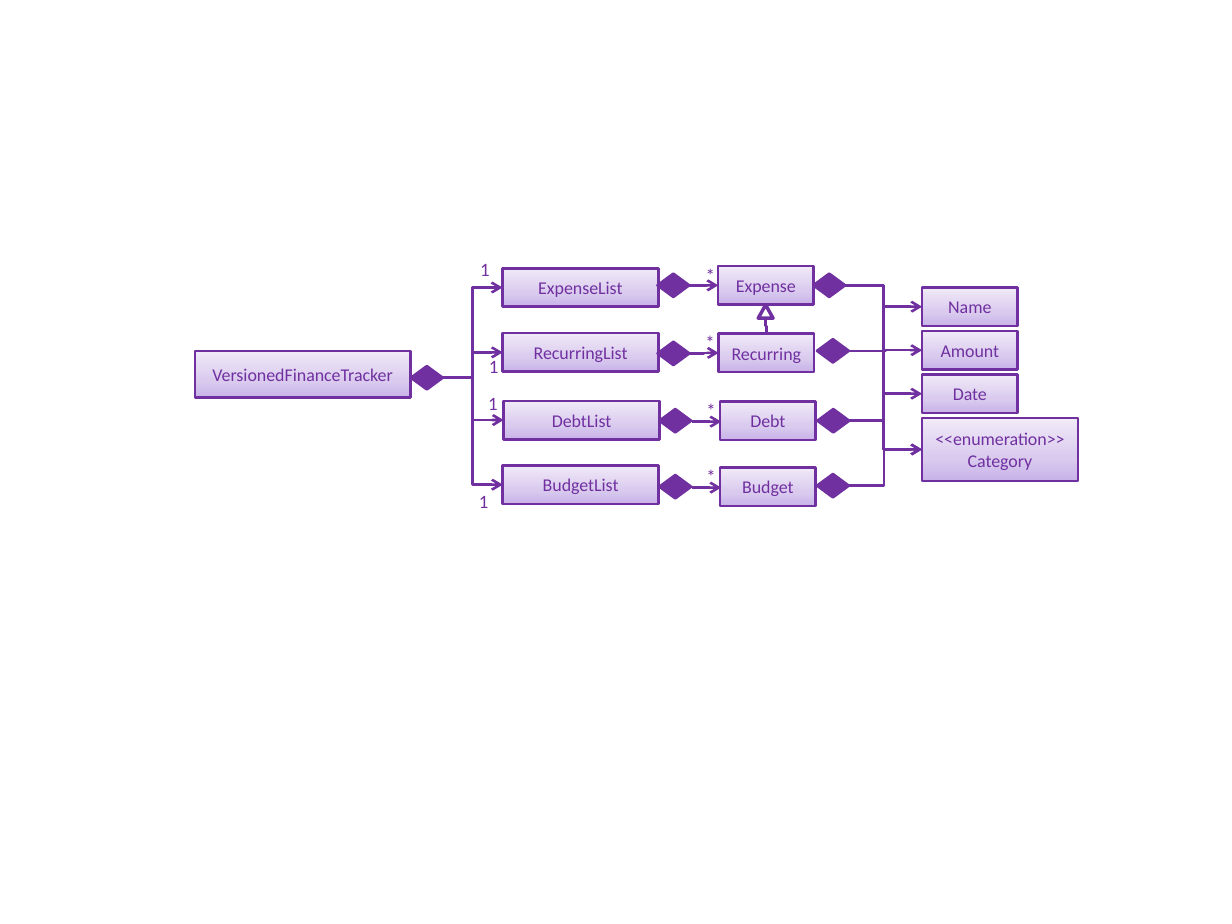
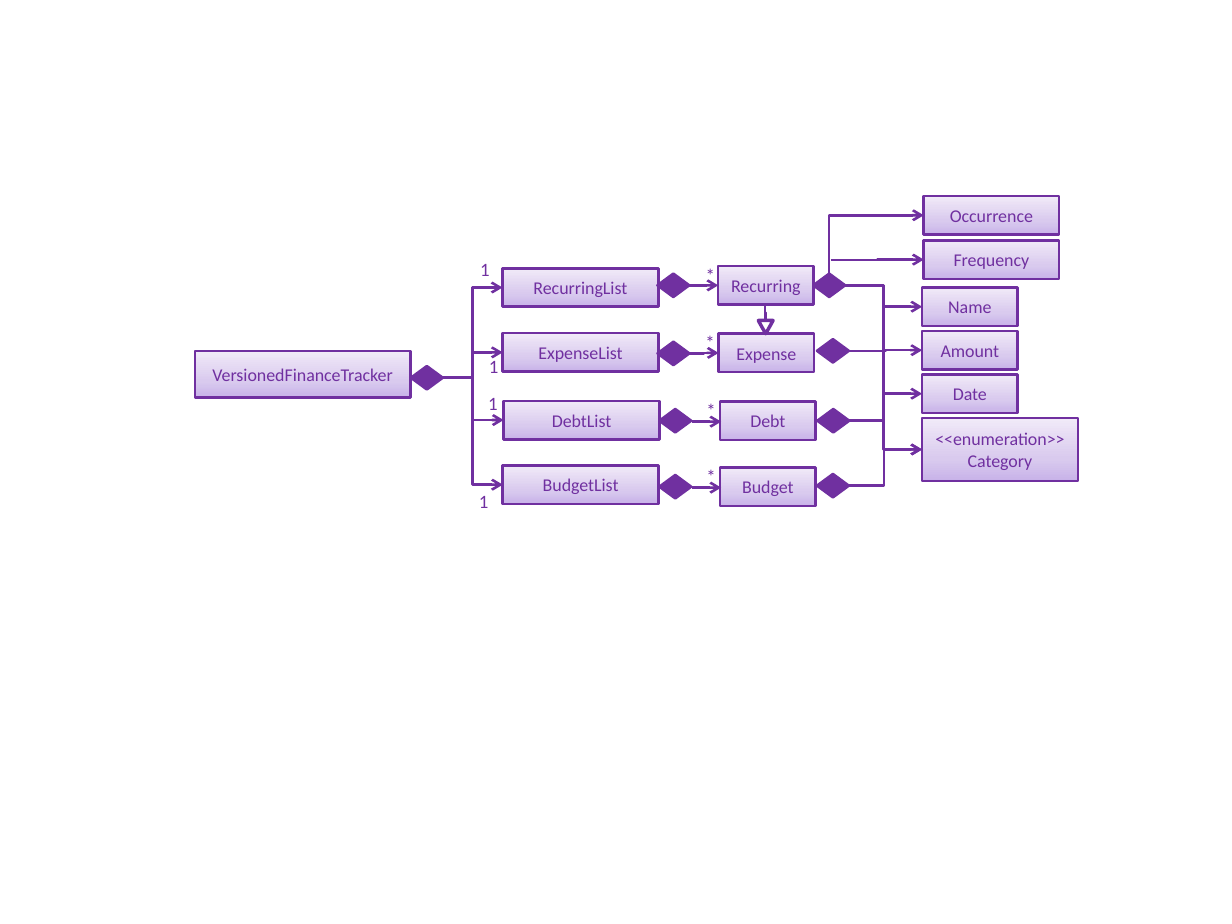
Before and after one commit to zht96830/main, a slide deck: slide 1 of docs/diagrams/ModelComponentClassBetterOopDiagram.pptx. Drawn at 1232x924 pixels with LibreOffice and Linux fonts; fonts in the diff are those of the drawing. Boxes give left, top, right and bottom in pixels: in the first picture for what was removed or moved away, otherwise in the second. Text is boxed around its words. In the diff, an @@ line names an element or a change of style, - is before the commit and + after.

```diff
--- a/docs/diagrams/ModelComponentClassBetterOopDiagram.pptx
+++ b/docs/diagrams/ModelComponentClassBetterOopDiagram.pptx
@@ rectangle added at [924, 196, 1060, 234], fill gradient #C9B5E8 to #D8CBEE to #F0EAF9, outline #7030A0 1.5 pt, 10.5 pt, text #7030A0 @@
+Occurrence
@@ elbow arrow added from (829, 274) to (924, 216), #7030A0 1.5 pt @@
@@ rectangle "RecurringList": place and size @@
-rectangle "RecurringList" at [503, 333, 659, 371]
+rectangle "RecurringList" at [503, 269, 659, 307]
@@ rectangle "Recurring": place and size @@
-rectangle "Recurring" at [718, 334, 813, 372]
+rectangle "Recurring" at [718, 266, 813, 304]
@@ elbow arrow added from (830, 260) to (924, 260), #7030A0 1.5 pt @@
@@ rectangle added at [924, 240, 1060, 278], fill gradient #C9B5E8 to #D8CBEE to #F0EAF9, outline #7030A0 1.5 pt, 10.5 pt, text #7030A0 @@
+Frequency
@@ triangle at [758, 320, 772, 334]: rotation 0 to 180 degrees @@
@@ elbow line moved from (766, 334) - (765, 318) to (765, 306) - (765, 320) @@
@@ rectangle "ExpenseList": place and size @@
-rectangle "ExpenseList" at [503, 269, 659, 307]
+rectangle "ExpenseList" at [503, 333, 659, 371]
@@ rectangle "Expense": place and size @@
-rectangle "Expense" at [718, 266, 813, 304]
+rectangle "Expense" at [718, 334, 813, 372]
```
Also in this commit, not shown: 3 other files.
